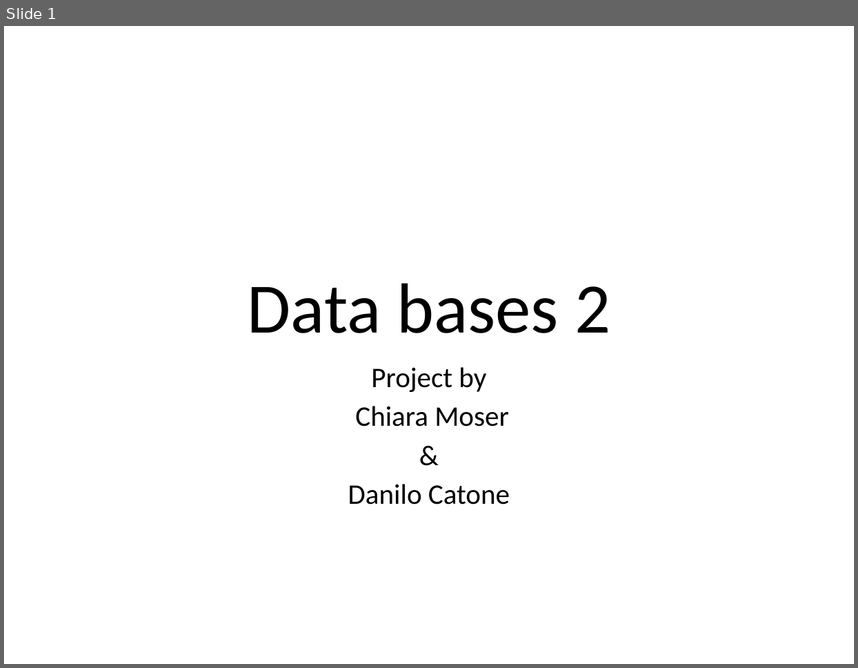
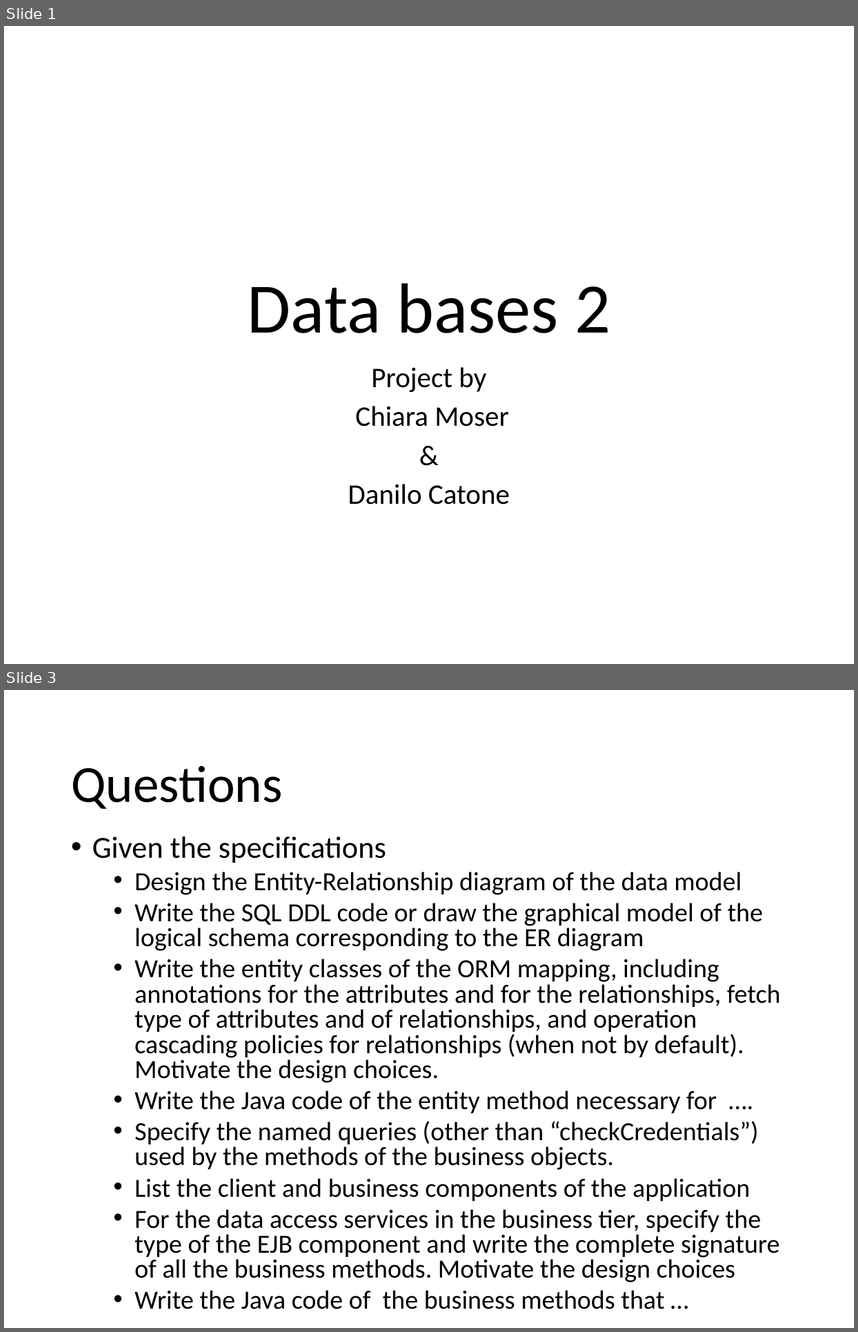
Before and after one commit to catonzio/DB2project, a slide deck: DB2project.pptx. Shown one above the other, each under a label of ours: slide 1 before the commit, slides 1 and 3 after it; the slides between them are not shown. The pictures are 858x668 and 858x1332 pixels, drawn with LibreOffice and Linux fonts; fonts in the diff are those of the drawing. Boxes give left, top, right and bottom in pixels: in the first picture for what was removed or moved away, otherwise in the second. Text is boxed around its words. In the diff, an @@ line names an element or a change of style, - is before the commit and + after.

```diff
--- a/DB2project.pptx
+++ b/DB2project.pptx
@@ slide 3 added at <box>4,690,854,1328</box>, background #FFFFFF @@
@@ title added at <box>71,766,283,809</box>, 44 pt, text #000000 @@
+Questions
@@ text added at <box>92,836,781,1309</box>, 22.2 pt, text #000000 @@
+• Given the specifications
+  • Design the Entity-Relationship diagram of the data model
+  • Write the SQL DDL code or draw the graphical model of the logical schema corresponding to the ER diagram
+  • Write the entity classes of the ORM mapping, including annotations for the attributes and for the relationships, fetch type of attributes and of relationships, and operation cascading policies for relationships (when not by default). Motivate the design choices.
+  • Write the Java code of the entity method necessary for ….
+  • Specify the named queries (other than “checkCredentials”) used by the methods of the business objects.
+  • List the client and business components of the application
+  • For the data access services in the business tier, specify the type of the EJB component and write the complete signature of all the business methods. Motivate the design choices
+  • Write the Java code of the business methods that …
```
Also in this commit, not shown: 13 slides changed, 3 other slides added, 11 slides removed, 14 other files.
